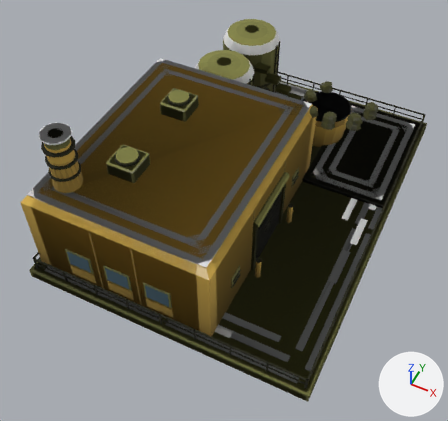
What one commit did to the glTF model assets/set_v5/meridian_refinery_damaged.glb.
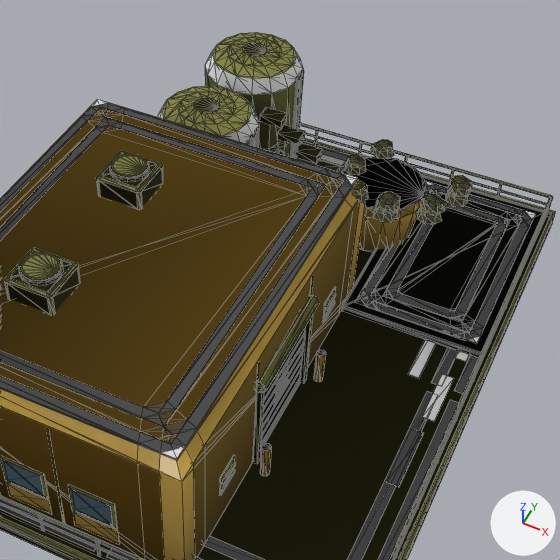
The first picture shows the older version from a camera (50 mm lens) standing at (7.12, -16.64, 19.24) and looking at (-0.05, -2.3, 1.31). The close-ups show the older and then the newer version on the part from 23% to 96% of the width and 0% to 78% of the height of that picture. Only the edits that show in the close-ups are written down. Lighting does not change. The marker at lower right points along +X, +Y and +Z. The close-ups show mesh edges as thin lines. Vertices at exactly the same position are counted once.

The first close-up shows 'body', 'body.001', 'body.002'.
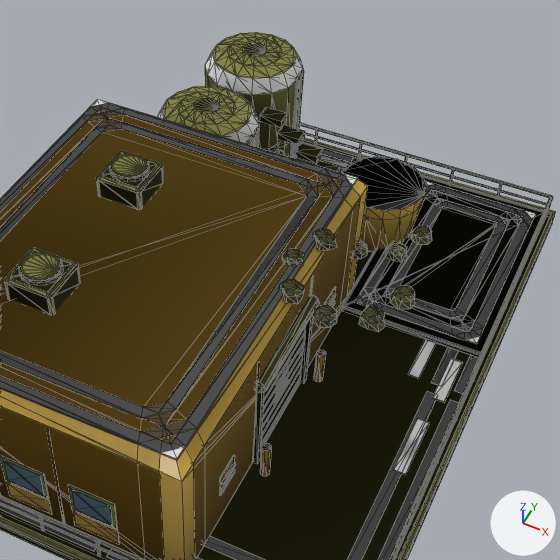
Patch to the scene script:
```diff
--- a/assets/set_v5/meridian_refinery_damaged.glb.py
+++ b/assets/set_v5/meridian_refinery_damaged.glb.py
@@ me_mesh_0 @@
 # used by ob_body; parent = ob_meridian_refinery_damaged_lod0; location = (0.0, 0.0, 0.0)
-me_mesh_0.from_pydata(...)  # 2374 vertices, 3512 faces; spans x -5.6..5.6, y -7.5..7.5, z 0.0..6.2
+me_mesh_0.from_pydata(...)  # 2414 vertices, 3555 faces; spans x -5.6..5.6, y -7.5..7.5, z 0.0..6.2
+# me_mesh_0 part 1: the loose piece of 24 vertices spanning x 3.5..4.0, y 2.4..3.0, z 3.7..4.0 is moved by (0.1, -3.8, 0.2)
+# me_mesh_0 part 2: the loose piece of 24 vertices spanning x 3.1..3.7, y 1.6..2.1, z 3.7..4.0 is moved by (0.1, -3.8, 0.2)
+# me_mesh_0 part 3: the loose piece of 24 vertices spanning x 2.2..2.8, y 1.2..1.8, z 3.7..4.0 is moved by (0.1, -3.8, 0.2)
+# me_mesh_0 part 4: the loose piece of 24 vertices spanning x 1.4..2.0, y 1.6..2.1, z 3.7..4.0 is moved by (0.0, -3.8, 0.2)
+# me_mesh_0 part 5: the loose piece of 24 vertices spanning x 1.0..1.6, y 2.4..3.0, z 3.7..4.0 is moved by (0.1, -3.8, 0.2)
+# me_mesh_0 part 6: the loose piece of 24 vertices spanning x 1.4..1.9, y 3.3..3.9, z 3.7..4.0 is moved by (0.0, -3.8, 0.2)
+# me_mesh_0 part 7: the loose piece of 8 vertices spanning x 4.6..4.9, y -3.0..-1.4, z 0.4 is moved by (0.0, 0.4, 0.0)
+# me_mesh_0 part 8: the loose piece of 8 vertices spanning x 4.6..4.9, y -3.0..-1.4, z 0.4 is copied, and the copy is scaled about its middle by (1, 0.84, 1), then moved by (0.1, 2.6, 0.0); it spans x 4.7..5.0, y -0.3..1.1, z 0.4
+# me_mesh_0 part 9: the loose piece of 8 vertices spanning x 0.0, y 7.3, z 0.4..1.0 is copied, and the copy is scaled about its middle by (26.2, 5.6, 0.0667), then moved by (-0.6, -0.5, -0.3), in mat_team; it spans x -1.3..0.0, y 6.7..6.9, z 0.4
+# me_mesh_0 part 10: 1432 kept faces spanning x -5.5..5.4, y -7.3..7.3, z 0.4..6.2 get new vertex colours
+# other edits to the shape of me_mesh_0 do not show in these pictures
 me_mesh_0.materials.append(mat_paint)
@@ me_mesh_1 @@
 # used by ob_body_001; parent = ob_meridian_refinery_damaged_lod1; location = (0.0, 0.0, 0.0)
 # verts and faces of me_mesh_1; kept vertices keep their numbers, new ones are numbered from 702
-me_mesh_1.from_pydata(...)  # 702 vertices, 1090 faces; spans x -5.6..5.6, y -7.5..7.5, z 0.0..6.2
+me_mesh_1.from_pydata(...)  # 701 vertices, 1081 faces; spans x -5.6..5.6, y -7.5..7.5, z 0.0..6.2
+# me_mesh_1 part 11: the loose piece of 24 vertices spanning x 3.5..4.0, y 2.5..3.1, z 3.9..4.2 is moved by (-0.7, 0.4, -2.0)
+# me_mesh_1 part 12: the loose piece of 24 vertices spanning x 2.2..2.8, y 1.3..1.8, z 3.9..4.2 is moved by (0.2, 0.8, -2.0)
+# me_mesh_1 part 13: the loose piece of 24 vertices spanning x 3.1..3.7, y 1.6..2.2, z 3.9..4.2 is moved by (-1.5, 0.1, -2.0)
+# me_mesh_1 part 14
+delete_vertices([90])  # with the faces that use them
+delete_faces([(73, 76, 74), (76, 78, 77), (73, 75, 88), (76, 91, 78)])
+# me_mesh_1 part 15: 250 kept faces spanning x -5.4..5.4, y -7.3..7.3, z 0.4..4.6 get new vertex colours
 me_mesh_1.materials.append(mat_paint)
@@ me_mesh_2 @@
 # used by ob_body_002; parent = ob_meridian_refinery_damaged_lod2; location = (0.0, 0.0, 0.0)
 # verts and faces of me_mesh_2; kept vertices keep their numbers, new ones are numbered from 260
-me_mesh_2.from_pydata(...)  # 260 vertices, 254 faces; spans x -5.6..5.6, y -7.5..7.5, z 0.0..6.2
+me_mesh_2.from_pydata(...)  # 216 vertices, 238 faces; spans x -5.6..5.6, y -7.5..7.5, z 0.0..6.2
+# me_mesh_2 part 16: 11 loose pieces with 44 vertices, spanning x -5.2..5.1, y -7.0..7.4, z 0.4, are deleted
+# me_mesh_2 part 17
+faces += [(93, 110, 94), (114, 116, 117), (116, 118, 117)]  # mat_team
+faces += [(256, 258, 257), (93, 108, 117), (93, 117, 119)]  # mat_metal
+# me_mesh_2 part 18: 67 kept faces spanning x -5.4..5.4, y -7.3..7.3, z 0.4..3.7 get new vertex colours
+# me_mesh_2 part 19: 1 face spanning x 2.0..5.2, y 1.6..1.9, z 0.6 switches from mat_paint2 to mat_team
 me_mesh_2.materials.append(mat_paint)
```

Where the change shows, as pixel boxes [x1, y1, x2, y2] in the close-ups (560 x 560 px; the box of a moved part takes in the faces that stretch with it):
part 1 of me_mesh_0, moved or reshaped: before [446, 190, 469, 207]; after [390, 286, 415, 309]
part 2 of me_mesh_0, moved or reshaped: before [416, 207, 442, 224]; after [359, 306, 385, 332]
part 3 of me_mesh_0, moved or reshaped: before [373, 207, 398, 223]; after [313, 305, 338, 328]
part 4 of me_mesh_0, moved or reshaped: before [352, 181, 369, 203]; after [279, 279, 304, 304]
part 5 of me_mesh_0, moved or reshaped: before [343, 155, 366, 175]; after [282, 248, 305, 265]
part 6 of me_mesh_0, moved or reshaped: before [371, 139, 394, 159]; after [313, 228, 337, 251]
part 7 of me_mesh_0, moved or reshaped: before [387, 429, 424, 488]; after [393, 419, 429, 475]
part 8 of me_mesh_0, added: after [433, 358, 462, 403]
part 9 of me_mesh_0, added (mostly hidden): after [319, 155, 350, 169]
part 10 of me_mesh_0, recoloured: [49, 115, 521, 439] in both
part 11 of me_mesh_1, moved or reshaped: before [448, 175, 472, 197]; after [410, 225, 432, 245]
part 12 of me_mesh_1, moved or reshaped: before [376, 191, 400, 213]; after [385, 241, 407, 263]
part 13 of me_mesh_1, moved or reshaped: before [418, 193, 445, 215]; after [352, 241, 368, 259]
part 14 of me_mesh_1, deleted: before [365, 193, 423, 208]
part 15 of me_mesh_1, edited (looks the same): [4, 151, 535, 560] in both
part 16 of me_mesh_2, deleted (mostly hidden): before [195, 140, 469, 560]
part 17 of me_mesh_2, added: after [356, 208, 466, 332]
part 18 of me_mesh_2, edited (looks the same): [107, 142, 542, 560] in both
part 19 of me_mesh_2, recoloured: [355, 299, 471, 342] in both
